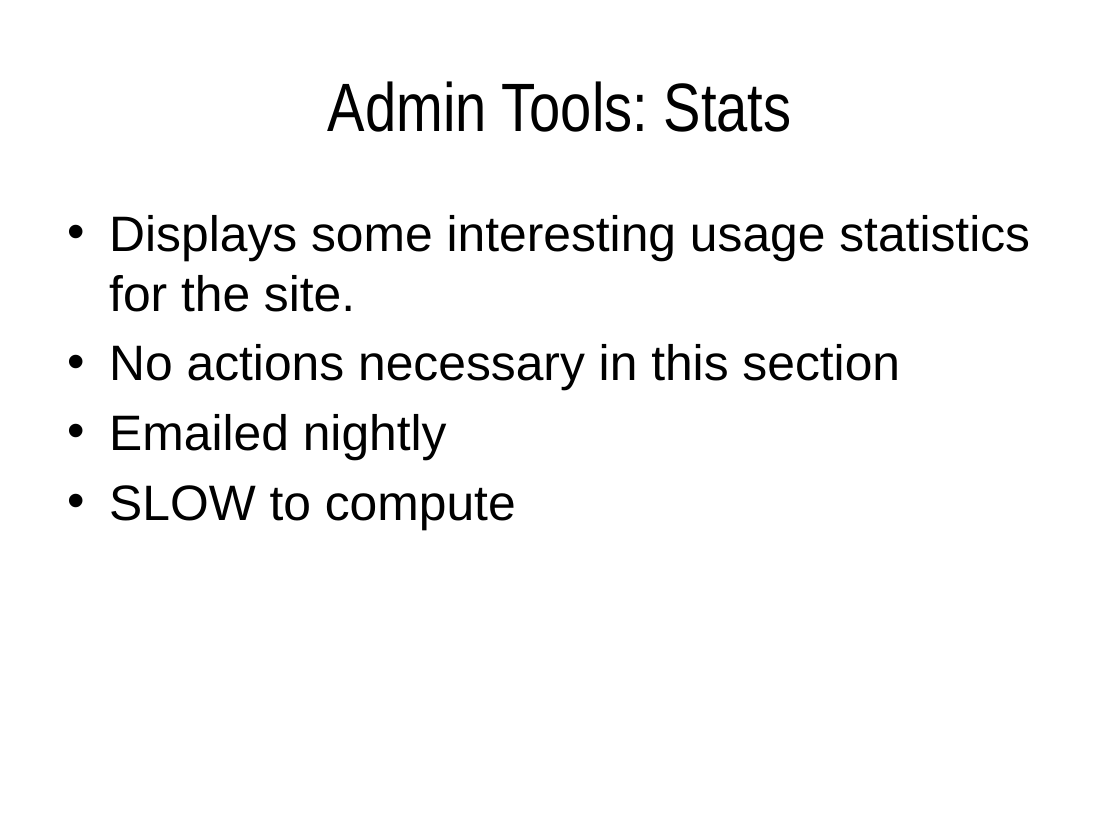
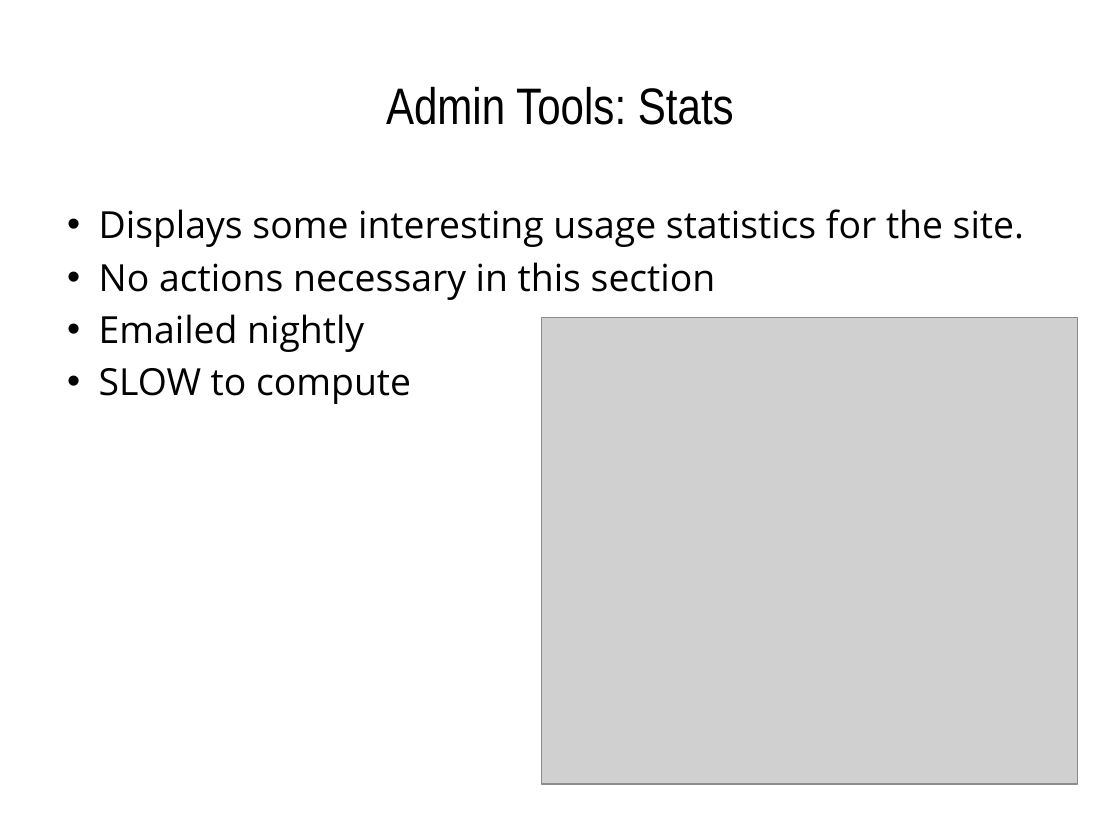
Before and after one commit to ericberman/MyFlightbookWeb, a slide deck: slide 40 of MyFlightbook.Web/Private/MyFlightbook Admin Tools.pptx (slide 38 before the commit). Drawn at 1120x840 pixels with LibreOffice and Linux fonts; fonts in the diff are those of the drawing; grey boxes stand for pictures; background and template pictures are left out. Boxes give left, top, right and bottom in pixels: in the first picture for what was removed or moved away, otherwise in the second. Text is boxed around its words. In the diff, an @@ line names an element or a change of style, - is before the commit and + after.

Commit message:
Update admin tools ppt

```diff
--- a/MyFlightbook.Web/Private/MyFlightbook Admin Tools.pptx
+++ b/MyFlightbook.Web/Private/MyFlightbook Admin Tools.pptx
@@ title "Admin Tools: Stats" at [386,86,734,125]: size 44 to 33 pt @@
@@ text "Displays some interesting usage statistics ..." at [99,209,1024,404]: size 32 to 24 pt, font Arial to Open Sans; indent changed; less space between paragraphs @@
@@ picture added at [541,317,1076,784] @@
```
Also in this commit, not shown: 42 other slides changed, 2 slides added.
